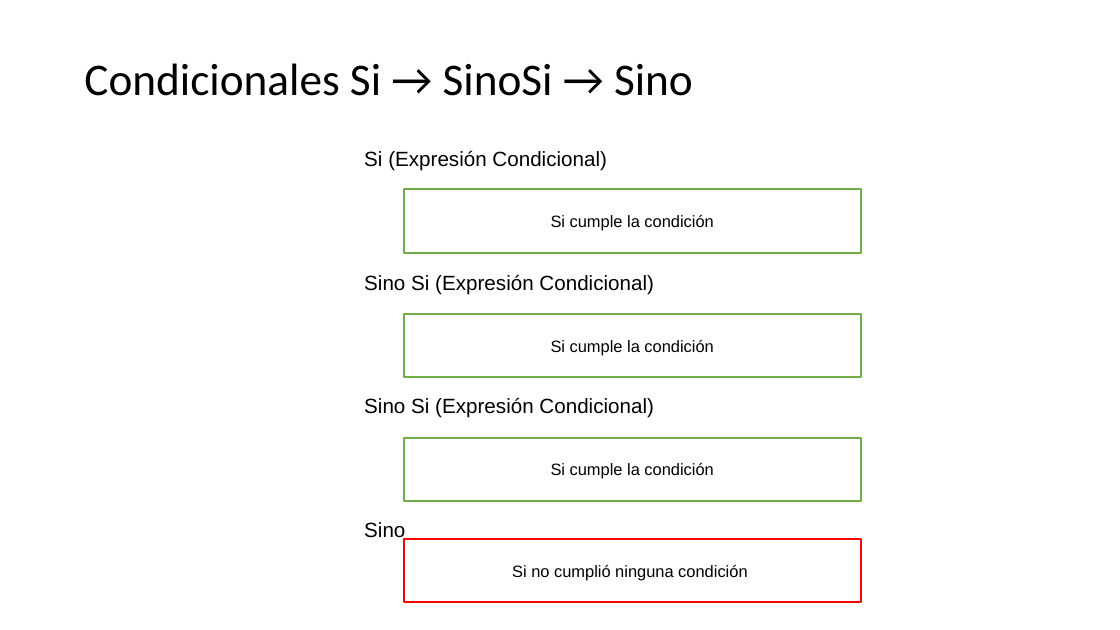
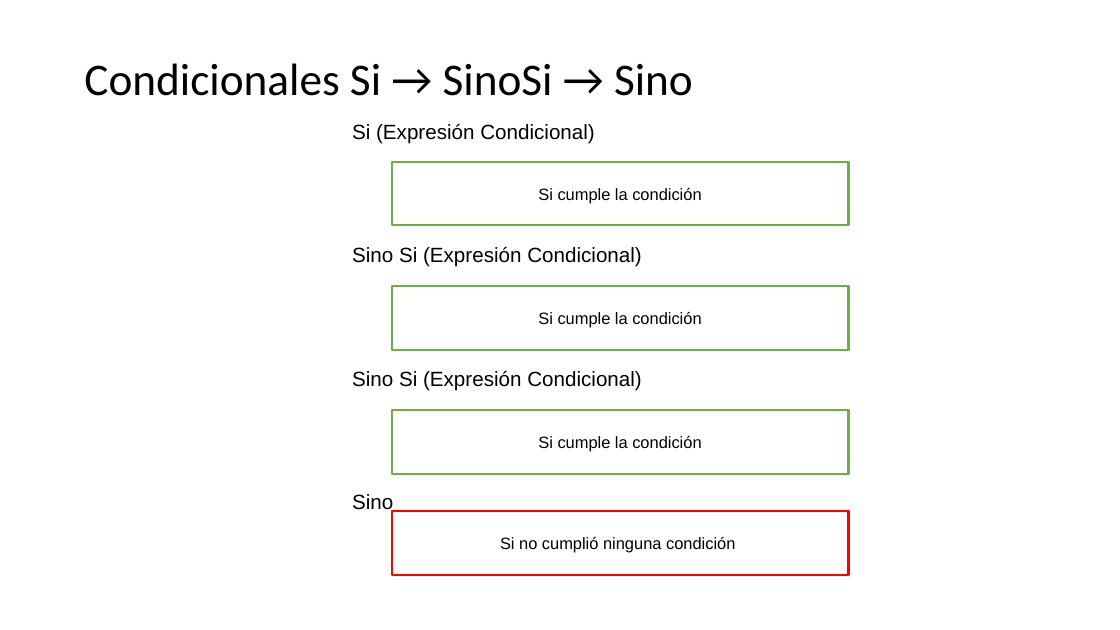
Before and after one commit to CesarLopez-Profe/Logica-de-programacion, a slide deck: slide 19 of Slides/3_Estructuras condicionales.pptx (slide 17 before the commit). Drawn at 1120x630 pixels with LibreOffice and Linux fonts; fonts in the diff are those of the drawing; background and template pictures are left out. Boxes give left, top, right and bottom in pixels: in the first picture for what was removed or moved away, otherwise in the second. Text is boxed around its words. In the diff, an @@ line names an element or a change of style, - is before the commit and + after.

Commit message:
Actualizacion ppts condicionales y pasos para talleres en github

```diff
--- a/Slides/3_Estructuras condicionales.pptx
+++ b/Slides/3_Estructuras condicionales.pptx
@@ text "Si (Expresión Condicional)": place and size @@
-text "Si (Expresión Condicional)" at <box>364,150,654,542</box>
+text "Si (Expresión Condicional)" at <box>352,123,642,514</box>
@@ rectangle "Si cumple la condición": place and size @@
-rectangle "Si cumple la condición" at <box>404,189,861,253</box>
+rectangle "Si cumple la condición" at <box>391,162,848,225</box>
@@ rectangle "Si cumple la condición": place and size @@
-rectangle "Si cumple la condición" at <box>404,314,861,377</box>
+rectangle "Si cumple la condición" at <box>391,286,848,350</box>
@@ rectangle "Si cumple la condición": place and size @@
-rectangle "Si cumple la condición" at <box>404,437,861,501</box>
+rectangle "Si cumple la condición" at <box>391,410,848,474</box>
@@ rectangle "Si no cumplió ninguna condición": place and size @@
-rectangle "Si no cumplió ninguna condición" at <box>404,539,861,603</box>
+rectangle "Si no cumplió ninguna condición" at <box>391,511,848,575</box>
```
Also in this commit, not shown: 3 slides added, 2 other files.
